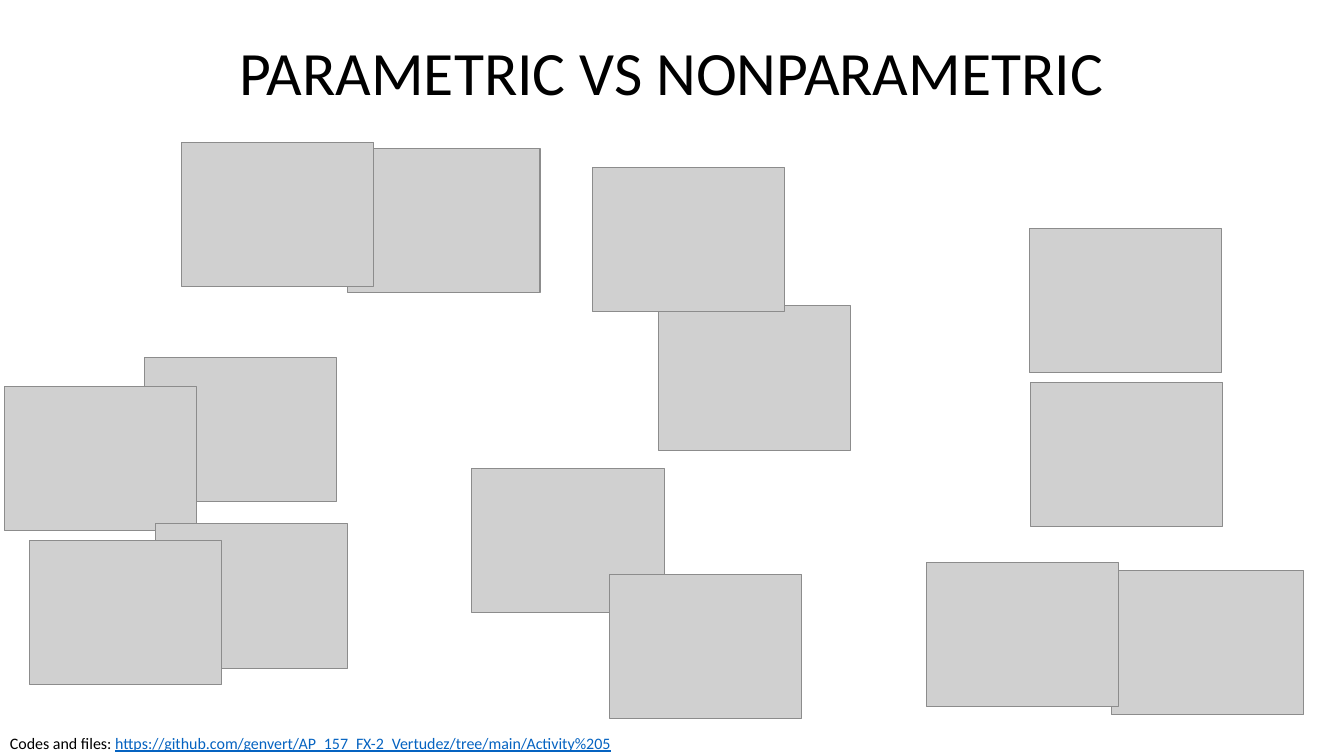
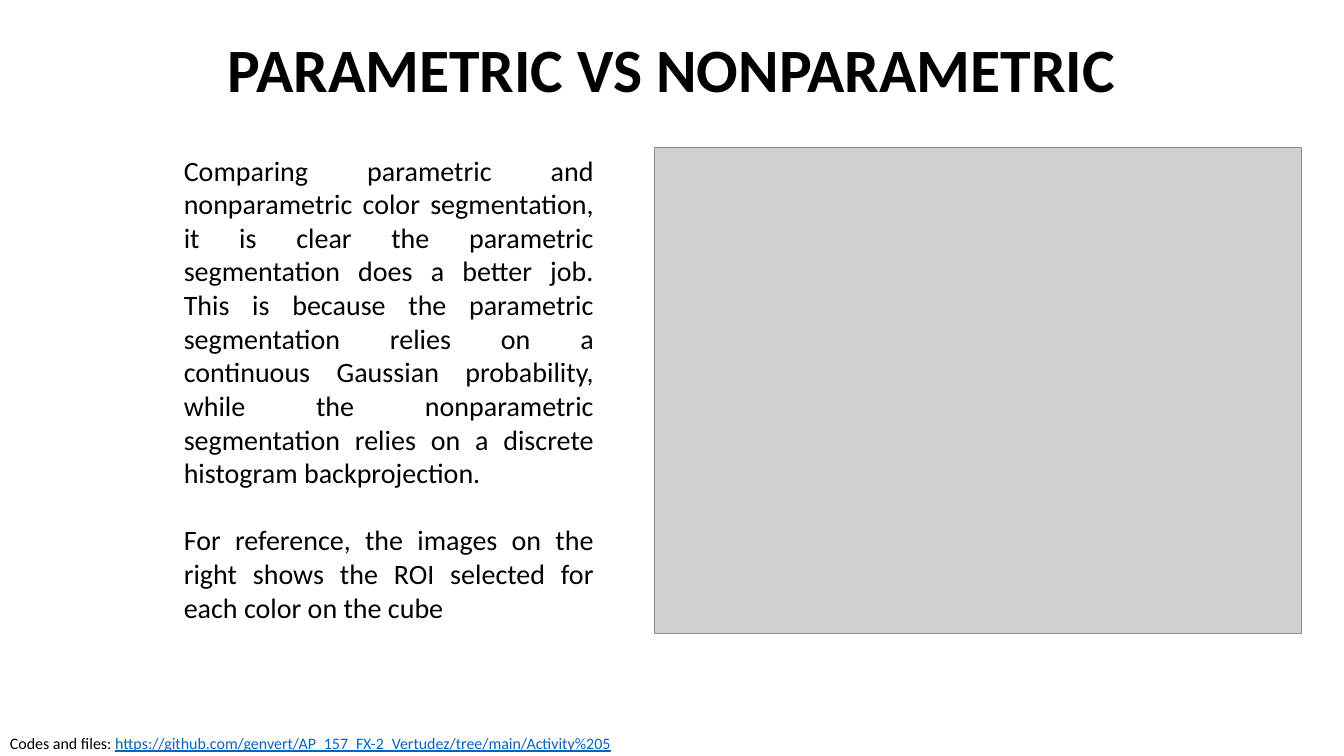
Before and after one commit to genvert/AP_157_FX-2_Vertudez, a slide deck: slide 12 of Activity 5/Vertudez_Activity_5_Report.pptx (slide 8 before the commit). Drawn at 1344x756 pixels with LibreOffice and Linux fonts; fonts in the diff are those of the drawing; grey boxes stand for pictures. Boxes give left, top, right and bottom in pixels: in the first picture for what was removed or moved away, otherwise in the second. Text is boxed around its words. In the diff, an @@ line names an element or a change of style, - is before the commit and + after.

```diff
--- a/Activity 5/Vertudez_Activity_5_Report.pptx
+++ b/Activity 5/Vertudez_Activity_5_Report.pptx
@@ title "PARAMETRIC VS NONPARAMETRIC" at box(228, 51, 1114, 93): bold on @@
@@ picture removed at box(181, 142, 374, 286) @@
@@ picture removed at box(348, 148, 540, 292) @@
@@ picture added at box(654, 148, 1302, 634) @@
@@ text added at box(184, 161, 594, 619), 20 pt, text #000000 @@
+Comparing parametric and nonparametric color segmentation, it is clear the parametric segmentation does a better job. This is because the parametric segmentation relies on a continuous Gaussian probability, while the nonparametric segmentation relies on a discrete histogram backprojection.
+For reference, the images on the right shows the ROI selected for each color on the cube
@@ picture removed at box(593, 167, 785, 312) @@
@@ picture removed at box(1029, 228, 1222, 372) @@
@@ picture removed at box(658, 306, 851, 450) @@
@@ picture removed at box(145, 358, 338, 502) @@
@@ picture removed at box(4, 386, 197, 530) @@
@@ picture removed at box(1030, 382, 1223, 526) @@
@@ picture removed at box(472, 469, 664, 613) @@
@@ picture removed at box(155, 524, 348, 668) @@
@@ picture removed at box(29, 540, 222, 685) @@
@@ picture removed at box(927, 563, 1119, 707) @@
@@ picture removed at box(610, 575, 803, 719) @@
@@ picture removed at box(1111, 571, 1304, 715) @@
```
Also in this commit, not shown: 10 other slides changed, 6 slides added, 2 other files.
